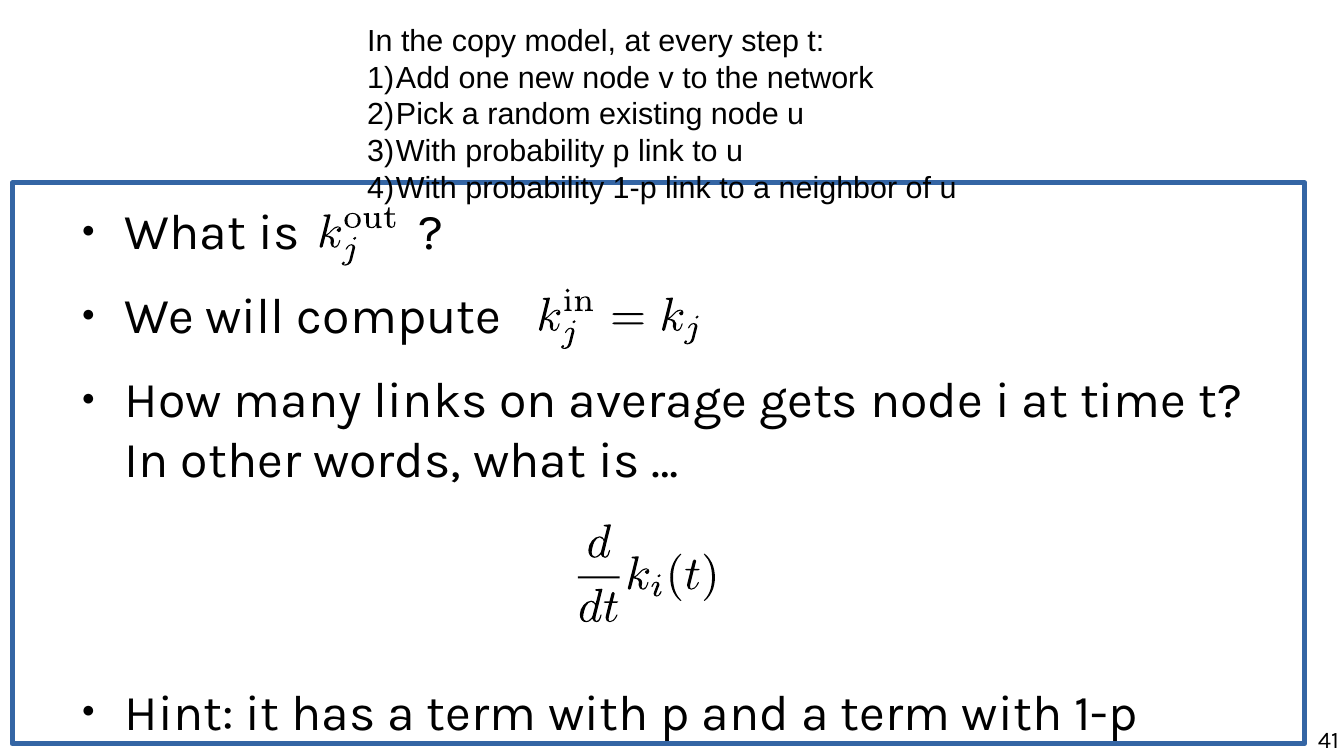
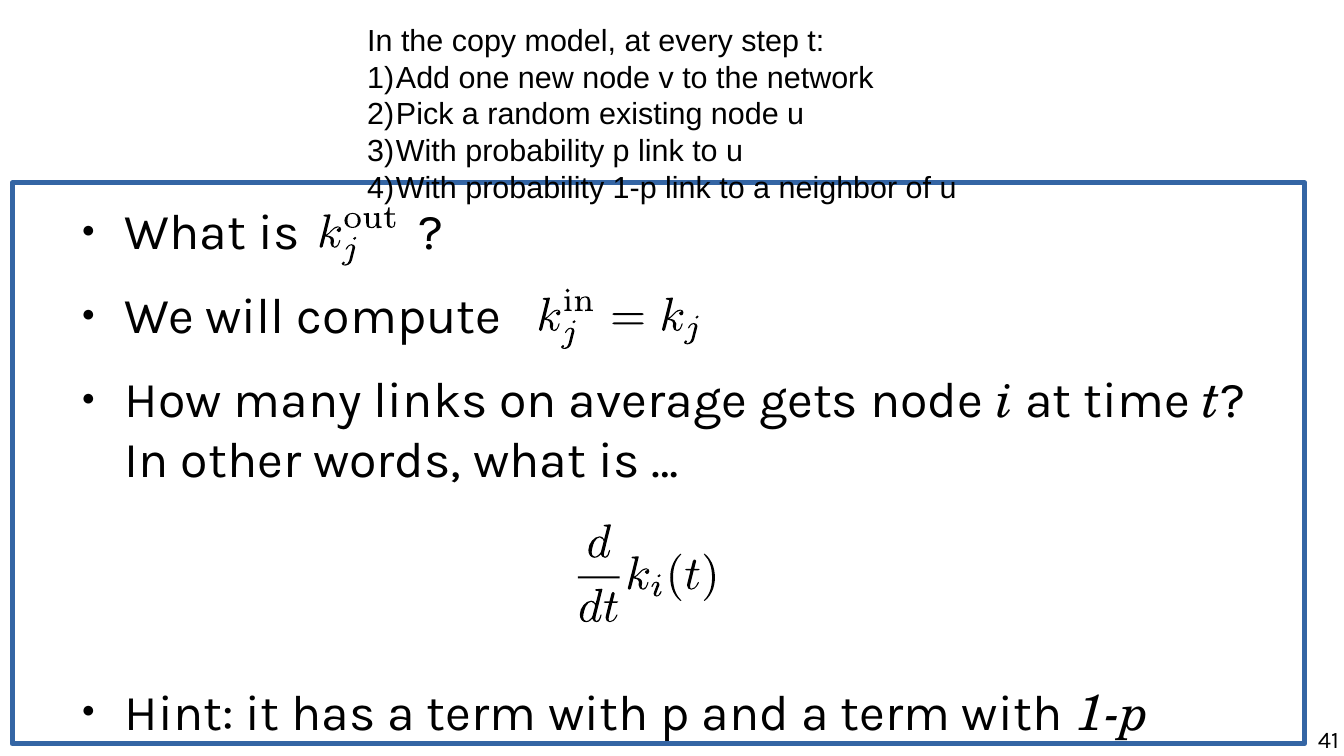
Before and after one commit to chatox/networks-science-course, a slide deck: slide 41 of theory/tt05_preferential_attachment.odp. Drawn at 1344x756 pixels with LibreOffice and Linux fonts; fonts in the diff are those of the drawing. Boxes give left, top, right and bottom in pixels: in the first picture for what was removed or moved away, otherwise in the second. Text is boxed around its words. In the diff, an @@ line names an element or a change of style, - is before the commit and + after.

```diff
--- a/theory/tt05_preferential_attachment.odp
+++ b/theory/tt05_preferential_attachment.odp
@@ text at bbox=[125, 382, 1245, 745]: font Karla to TeX Gyre Schola, italic on in "i t?", "1-p" @@
```
Also in this commit, not shown: 19 other slides changed, 1 other file.
